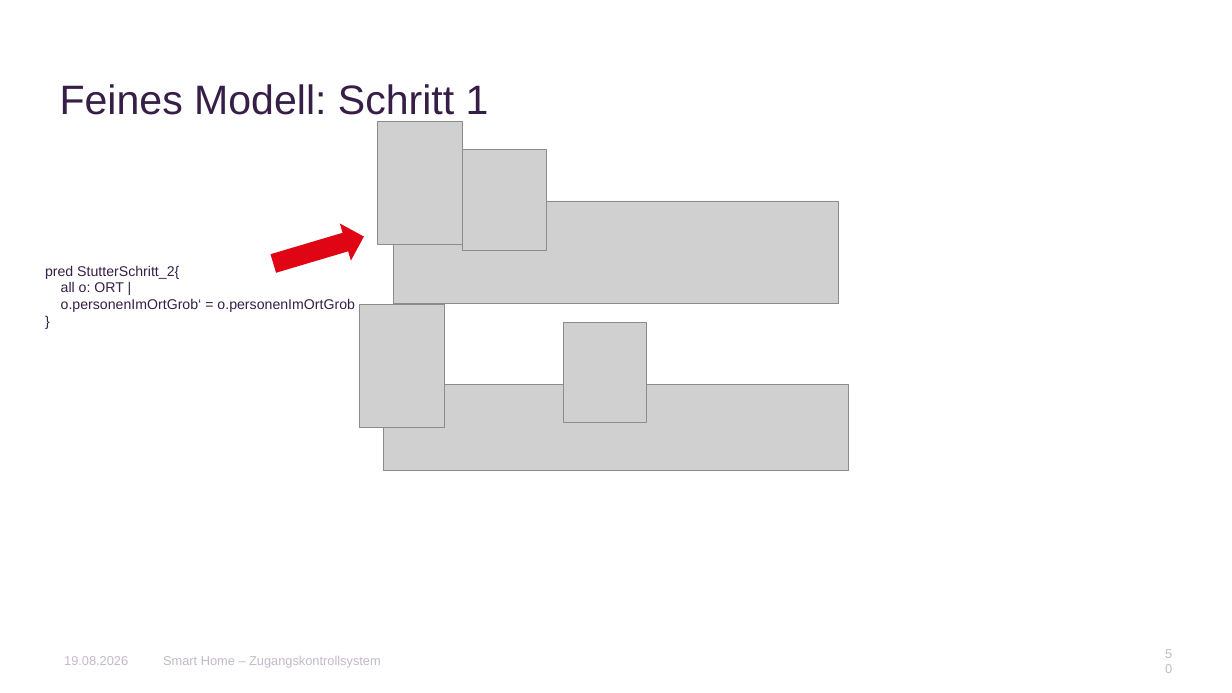
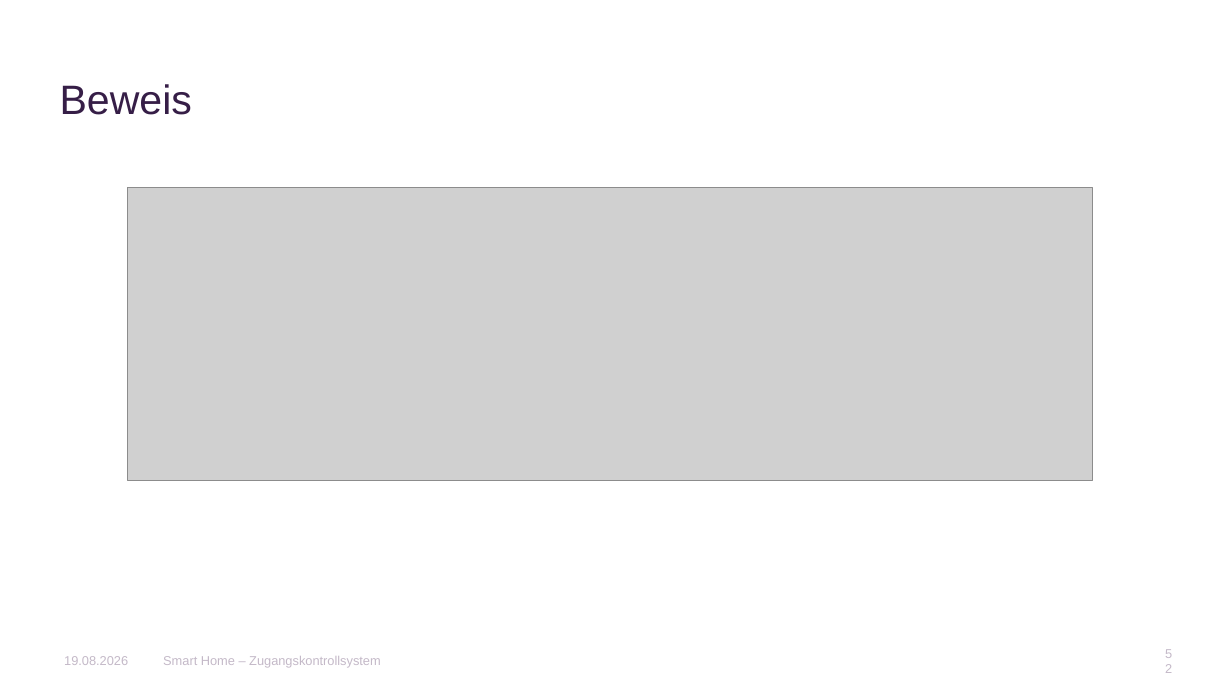
Before and after one commit to AnnaLiviaMartin/rs-smart-home, a slide deck: slide 52 of presentation/Smart_Home_Zugangskontrollsystem.pptx (slide 50 before the commit). Drawn at 1232x693 pixels with LibreOffice and Linux fonts; fonts in the diff are those of the drawing; grey boxes stand for pictures; background and template pictures are left out. Boxes give left, top, right and bottom in pixels: in the first picture for what was removed or moved away, otherwise in the second. Text is boxed around its words. In the diff, an @@ line names an element or a change of style, - is before the commit and + after.

```diff
--- a/presentation/Smart_Home_Zugangskontrollsystem.pptx
+++ b/presentation/Smart_Home_Zugangskontrollsystem.pptx
@@ title at <box>60,84,192,115</box>: text changed @@
-Feines Modell: Schritt 1
+Beweis
@@ picture removed at <box>378,122,464,244</box> @@
@@ picture removed at <box>463,150,546,250</box> @@
@@ picture added at <box>128,188,1092,481</box> @@
@@ picture removed at <box>394,201,839,304</box> @@
@@ right arrow removed at <box>268,218,370,283</box> @@
@@ text removed at <box>45,265,354,312</box> @@
-pred StutterSchritt_2{
-all o: ORT |
-o.personenImOrtGrob‘ = o.personenImOrtGrob
-}
@@ picture removed at <box>360,305,445,427</box> @@
@@ picture removed at <box>563,323,646,423</box> @@
@@ picture removed at <box>384,384,848,471</box> @@
@@ page number at <box>1160,649,1177,674</box>: text changed @@
-50
+52
```
Also in this commit, not shown: 11 other slides changed, 1 slide added, 7 slides removed.
